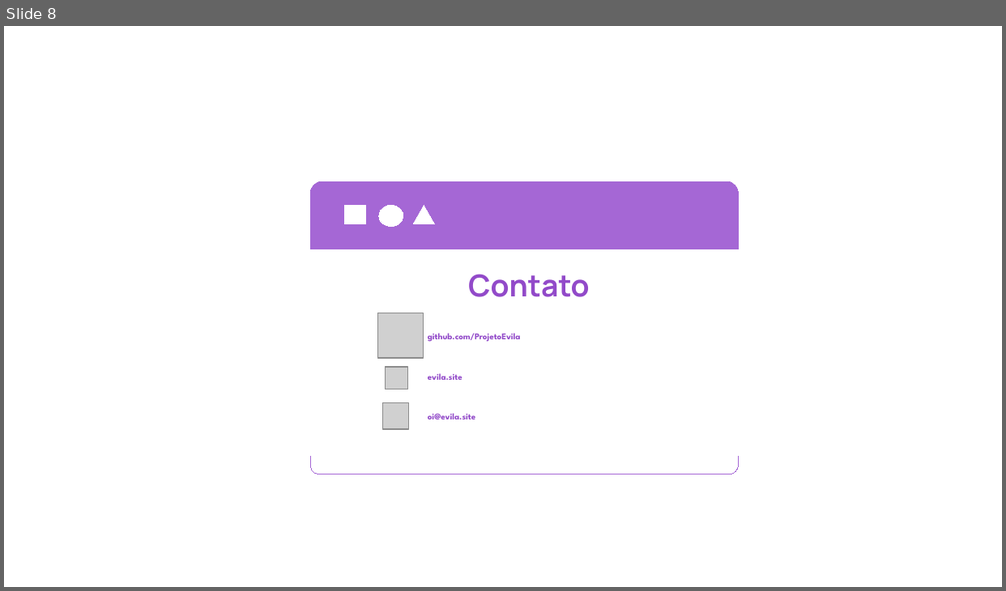
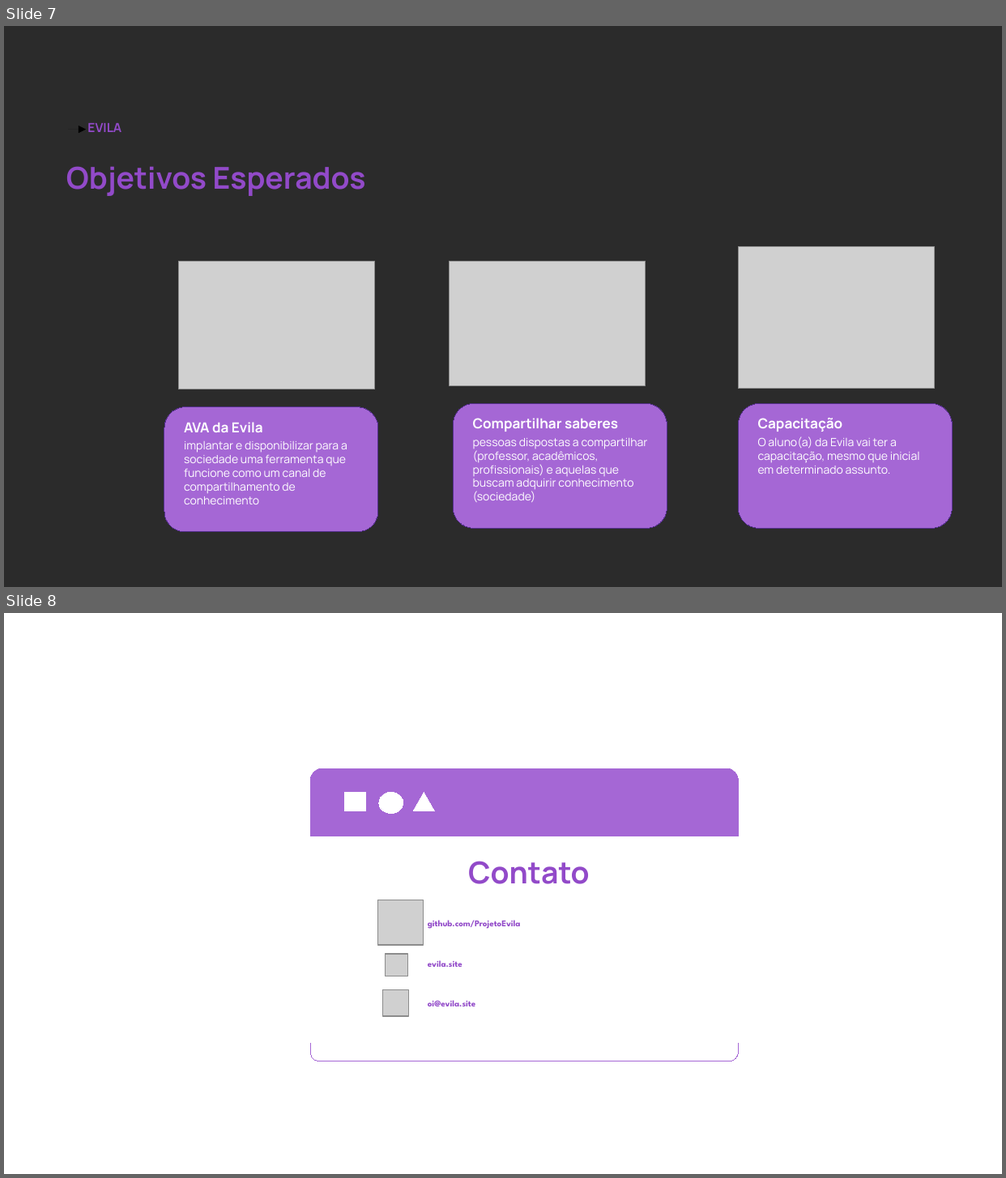
Before and after one commit to ProjetoEvila/EVLproduzido, a slide deck: projeto/documentos/apresentacao.odp. Shown one above the other, each under a label of ours: slide 8 before the commit, slides 7 and 8 after it. The pictures are 1006x591 and 1006x1178 pixels, drawn with LibreOffice and Linux fonts; fonts in the diff are those of the drawing; grey boxes stand for pictures; background and template pictures are left out; a plain dark background stands for a picture behind light text. Boxes give left, top, right and bottom in pixels: in the first picture for what was removed or moved away, otherwise in the second. Text is boxed around its words. In the diff, an @@ line names an element or a change of style, - is before the commit and + after.

Commit message:
Entrega versão 1.0 do slide de apresentação
-- nesse commit adicionei um arquivo .gitignore na pasta raiz
-- adicionei .~lock.apresentacao.odp# para ser ignorado

```diff
--- a/projeto/documentos/apresentacao.odp
+++ b/projeto/documentos/apresentacao.odp
@@ slide 7 added at (4,26,1002,587), background picture (left out) @@
@@ arrow added from (68, 129) to (87, 129), #000000 0 pt @@
@@ text added at (87,123,121,132), 10 pt, text #924AC9, bold @@
+EVILA
@@ text added at (66,166,366,196), 24 pt, text #924AC9, bold @@
+Objetivos Esperados
@@ picture added at (179,262,375,390) @@
@@ picture added at (450,262,646,386) @@
@@ picture added at (739,247,935,389) @@
@@ rounded rectangle added at (164,408,378,532), fill #A567D5, outline #55308D 0 pt @@
@@ rounded rectangle added at (454,403,667,528), fill #A567D5, outline #55308D 0 pt @@
@@ rounded rectangle added at (739,403,953,528), fill #A567D5, outline #55308D 0 pt @@
@@ text added at (184,422,263,433), 11 pt, text #FFFFFF, bold @@
+AVA da Evila
@@ text added at (473,418,618,432), 11 pt, text #FFFFFF, bold @@
+Compartilhar saberes
@@ text added at (473,438,648,502), 9 pt, text #FFFFFF @@
+pessoas dispostas a compartilhar (professor, acadêmicos, profissionais) e aquelas que buscam adquirir conhecimento (sociedade)
@@ text added at (758,418,843,432), 11 pt, text #FFFFFF, bold @@
+Capacitação
@@ text added at (758,437,920,474), 9 pt, text #FFFFFF @@
+O aluno(a) da Evila vai ter a capacitação, mesmo que inicial em determinado assunto.
@@ text added at (184,442,347,505), 9 pt, text #FFFFFF @@
+implantar e disponibilizar para a sociedade uma ferramenta que funcione como um canal de compartilhamento de conhecimento
```
Also in this commit, not shown: 1 slide changed, 1 other slide added, 2 slides removed, 2 other files.
